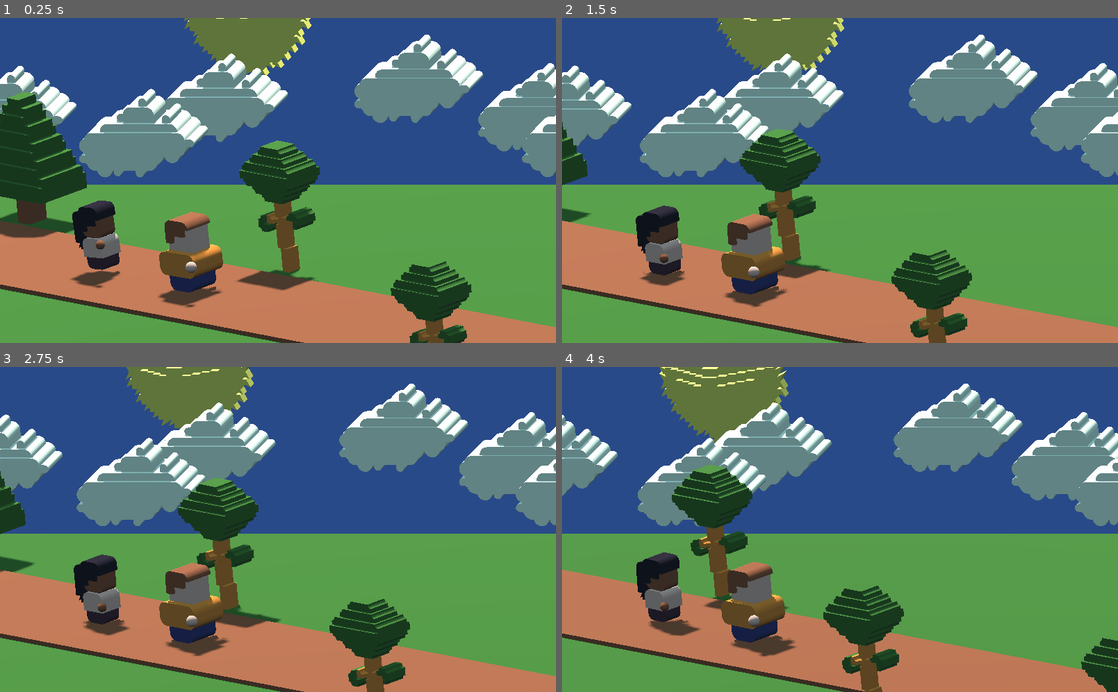
Above: before the commit, frames 1-4 (two rows, left to right).
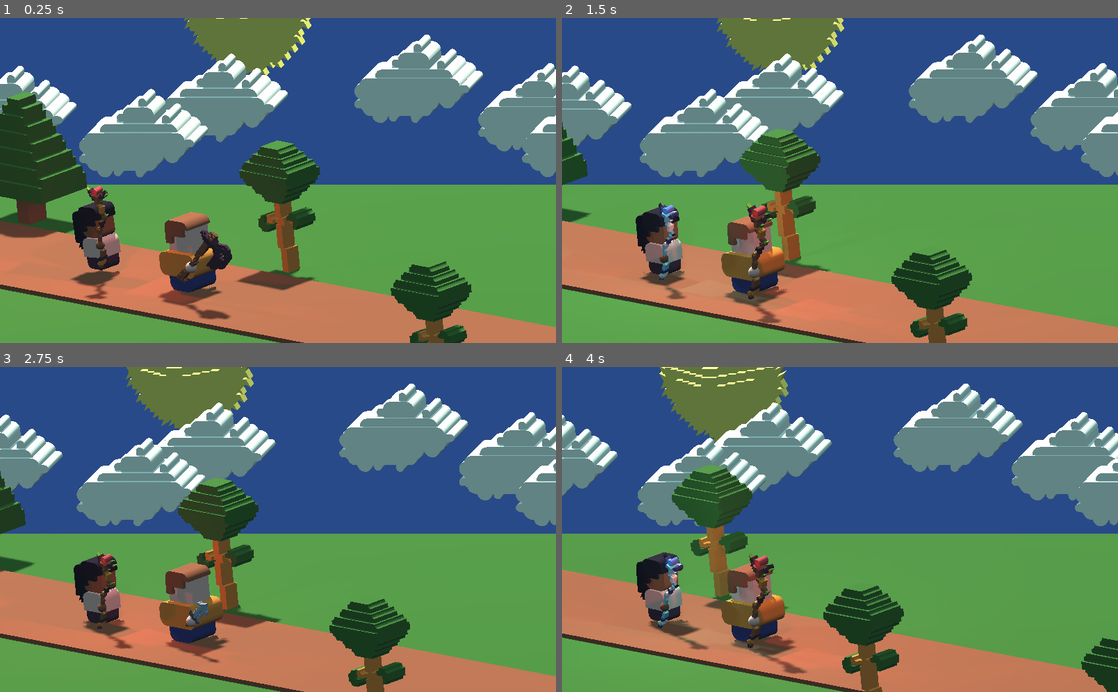
Above: after the commit, the same moments.

Repository: matt-cles/item-assistant
Game: Godot game, scene res://scenes/Main.tscn
Same seed, same stepped clock (60 frames per second), same inputs: the game is played once before the commit and once after it.
Inputs:
- Up to frame 1 (0.25 s): no input
- Up to frame 2 (1.5 s): tap Enter (ui_accept) at 0.5, 0.6, 0.77, 1.07, 1.35 s; hold Right (ui_right) 0.53-1.28 s; hold Down (ui_down) from 1.28 s (still down)
- Up to frame 3 (2.75 s): tap Enter (ui_accept) at 1.52, 1.82, 2.1 s; release Down (ui_down) at 2.03 s; hold Right (ui_right) from 2.03 s (still down)
- Up to frame 4 (4 s): release Right (ui_right) at 2.78 s; hold Up (ui_up) 2.78-3.53 s; tap Enter (ui_accept) at 2.85, 3.02, 3.32, 3.6, 3.77 s; hold Left (ui_left) from 3.53 s (still down)

The runs differ from the first frame. In frame 1, 2.1% of the frame differs, in the area x 14-53%, y 51-93%; in frame 2, 4.4%, in the area x 12-52%, y 36-96%; in frame 3, 1.9%; in frame 4, 3.6%.
Error before the commit: Attempt to call function 'get_children' in base 'null instance' on a null instance. (res://scripts/Player.gd:41)

Commit message:
add logic to swap weapons with the hero on 'ui_accept'

Diff:
--- a/scripts/Player.gd
+++ b/scripts/Player.gd
@@ -1,6 +1,7 @@
 extends Spatial
 
 onready var events:Node = get_tree().get_nodes_in_group("events")[0]
+onready var hero:Node = get_tree().get_nodes_in_group("hero")[0]
 
 enum PLAYER_MODEL {RANDOM, MALE, FEMALE}
 
@@ -9,18 +10,26 @@
 var current_item
 
 func _ready():
+	# Select the character model
 	$pivot/MaleCharacter.visible = character_model == PLAYER_MODEL.MALE
 	$pivot/FemaleCharacter.visible = character_model == PLAYER_MODEL.FEMALE
 	if character_model == PLAYER_MODEL.RANDOM:
 		var random_selection:bool = randi() % 2
 		$pivot/MaleCharacter.visible = random_selection
 		$pivot/FemaleCharacter.visible = not random_selection
+
+	# Connect events
 	var _connected = events.connect('stop_moving', self, 'stop_walking')
 	_connected = events.connect('start_moving', self, 'start_walking')
+
+	# Start walk animation
 	$AnimationPlayer.play("walk")
 	$AnimationPlayer.playback_speed = 1.5
+
+	# Initialize the inventory
 	items_in_inventory = get_tree().get_nodes_in_group("item")
 	current_item = 0
+	hold_current_item()
 	give_current_item_to_hero()
 	current_item = randi() % len(items_in_inventory)
 	hold_current_item()
@@ -38,13 +47,28 @@
 	weapon = weapon.duplicate()
 	weapon.translation = Vector3.ZERO
 	weapon.rotation_degrees.y = 90
-	for child in $pivot/WeaponSlot1.get_children():
+	for child in $pivot/RightHand/WeaponSlot.get_children():
 		if child.is_in_group("item"):
-			$pivot/WeaponSlot1.remove_child(child)
-	$pivot/WeaponSlot1.add_child(weapon)
+			$pivot/RightHand/WeaponSlot.remove_child(child)
+	$pivot/RightHand/WeaponSlot.add_child(weapon)
 
 func give_current_item_to_hero():
-	pass
+	var hero_weapon_slot:Spatial = hero.get_node("pivot/RightHand/WeaponSlot")
+	var hero_weapons = hero_weapon_slot.get_children()
+	var current_hero_weapon = null
+	for weapon in hero_weapons:
+		current_hero_weapon = weapon
+		hero_weapon_slot.remove_child(weapon)
+	var player_weapon_slot = $pivot/RightHand/WeaponSlot
+	var player_weapon = player_weapon_slot.get_children()[0]
+	player_weapon_slot.remove_child(player_weapon)
+	hero_weapon_slot.add_child(player_weapon)
+	if current_hero_weapon:
+		player_weapon_slot.add_child(current_hero_weapon)
+		items_in_inventory[current_item] = current_hero_weapon.duplicate()
+	else:
+		items_in_inventory.remove(current_item)
+
 
 func _process(_delta):
 	if Input.is_action_just_pressed("ui_down"):
@@ -59,6 +83,9 @@
 	if Input.is_action_just_pressed("ui_left"):
 		prev_weapon()
 
+	if Input.is_action_just_pressed("ui_accept"):
+		give_current_item_to_hero()
+
 func start_walking():
 	$AnimationPlayer.play("walk")
 
